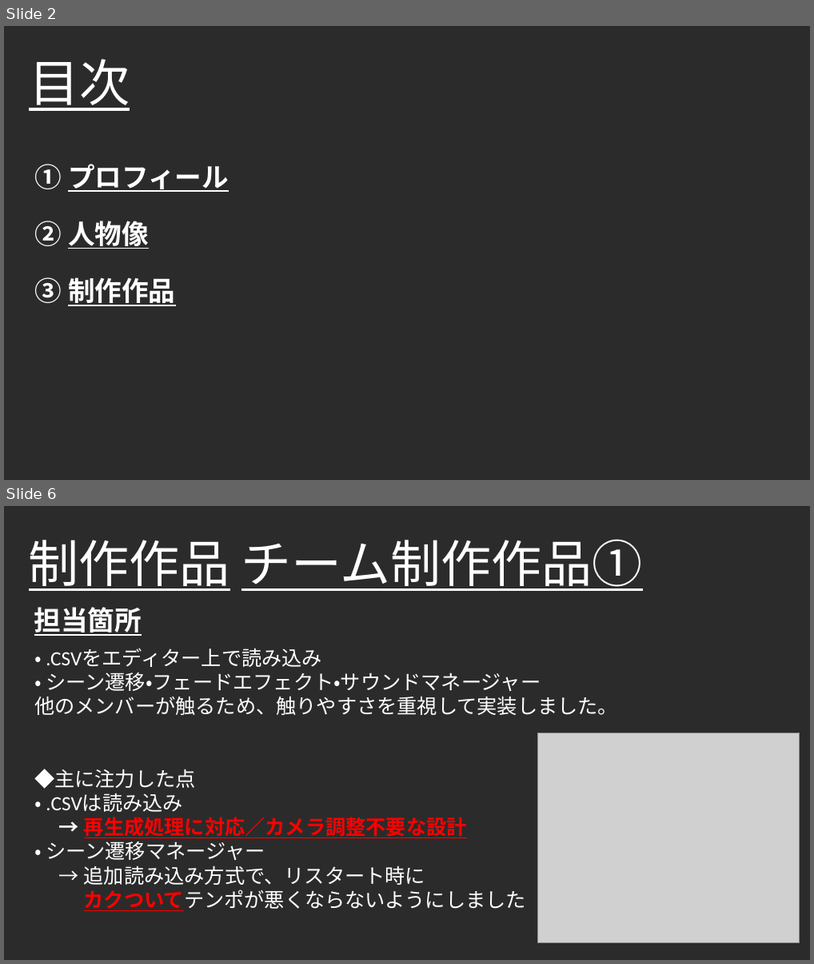
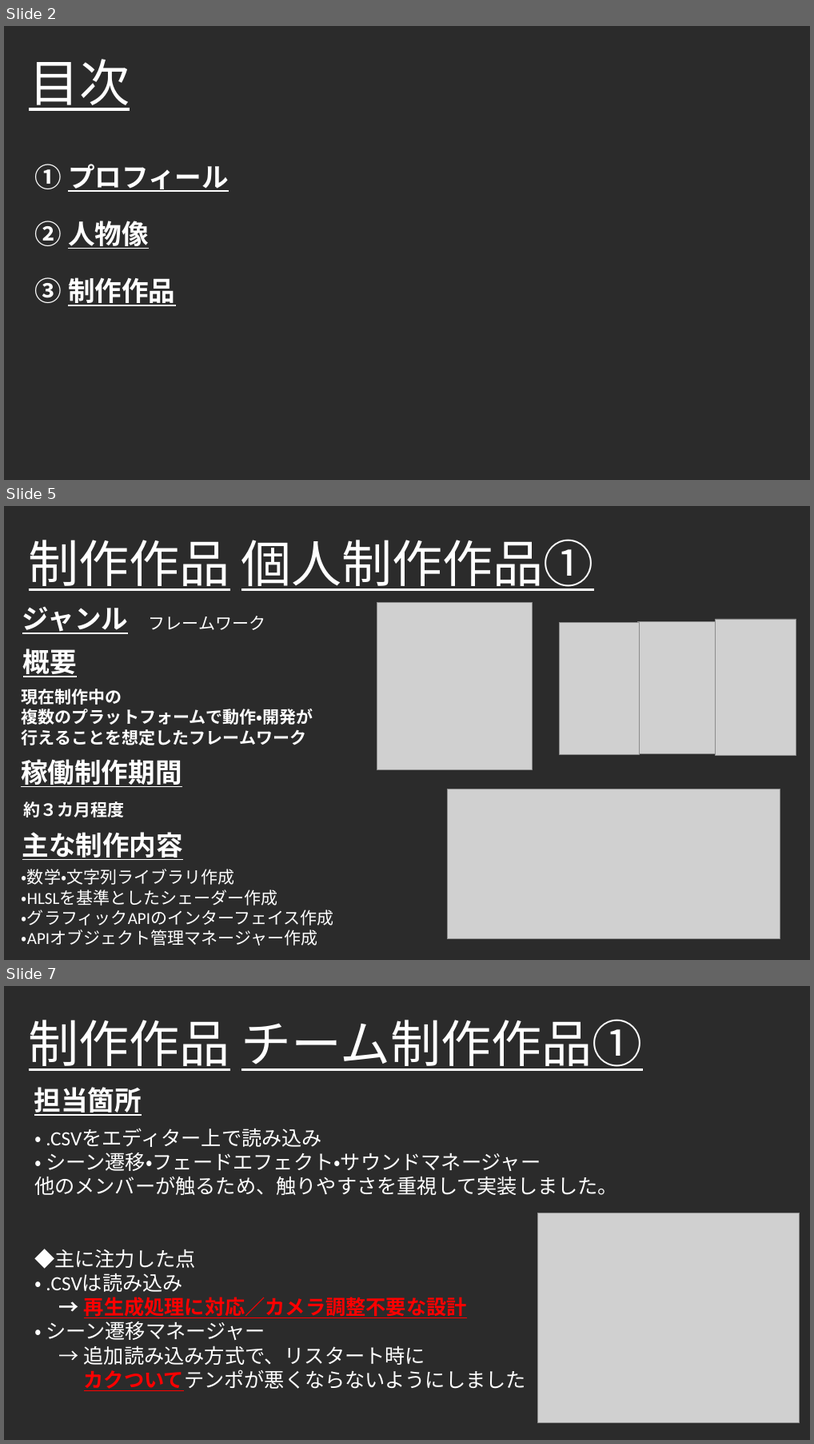
Before and after one commit to Takeshi0106/Action_Game, a slide deck: 0_PR/01_ポートフォリオ.pptx. Shown one above the other, each under a label of ours: slides 2 and 6 before the commit, slides 2, 5 and 7 after it; the slides between them are not shown. The pictures are 814x964 and 814x1444 pixels, drawn with LibreOffice and Linux fonts; fonts in the diff are those of the drawing; grey boxes stand for pictures; background and template pictures are left out; a plain dark background stands for a picture behind light text. Boxes give left, top, right and bottom in pixels: in the first picture for what was removed or moved away, otherwise in the second. Text is boxed around its words. In the diff, an @@ line names an element or a change of style, - is before the commit and + after.

Commit message:
ポートフォリオを修正しました。

```diff
--- a/0_PR/01_ポートフォリオ.pptx
+++ b/0_PR/01_ポートフォリオ.pptx
@@ slide 5 added at <box>4,506,810,960</box>, background picture (left out) @@
@@ title added at <box>29,539,594,591</box>, 60 pt, text #FFFFFF, underline @@
+制作作品 個人制作作品①
@@ text added at <box>22,607,129,634</box>, 32 pt, text #FFFFFF, bold, underline @@
+ジャンル
@@ text added at <box>149,616,266,630</box>, 20 pt, text #FFFFFF @@
+フレームワーク
@@ picture added at <box>378,602,533,770</box> @@
@@ picture added at <box>560,622,640,754</box> @@
@@ picture added at <box>638,621,718,753</box> @@
@@ picture added at <box>716,619,797,755</box> @@
@@ text added at <box>23,644,77,680</box>, 32 pt, text #FFFFFF, bold, underline @@
+概要
@@ text added at <box>22,688,314,745</box>, 20 pt, text #FFFFFF, bold @@
+現在制作中の
+複数のプラットフォームで動作・開発が
+行えることを想定したフレームワーク
@@ text added at <box>21,759,182,787</box>, 32 pt, text #FFFFFF, bold, underline @@
+稼働制作期間
@@ picture added at <box>447,789,780,939</box> @@
@@ text added at <box>24,801,125,817</box>, 20 pt, text #FFFFFF, bold @@
+約３カ月程度
@@ text added at <box>22,832,184,860</box>, 32 pt, text #FFFFFF, bold, underline @@
+主な制作内容
@@ text added at <box>22,868,334,945</box>, 20 pt, text #FFFFFF @@
+・数学・文字列ライブラリ作成
+・HLSLを基準としたシェーダー作成
+・グラフィックAPIのインターフェイス作成
+・APIオブジェクト管理マネージャー作成
@@ what was slide 6 is now slide 7 @@
```
Also in this commit, not shown: 3 slides changed.
